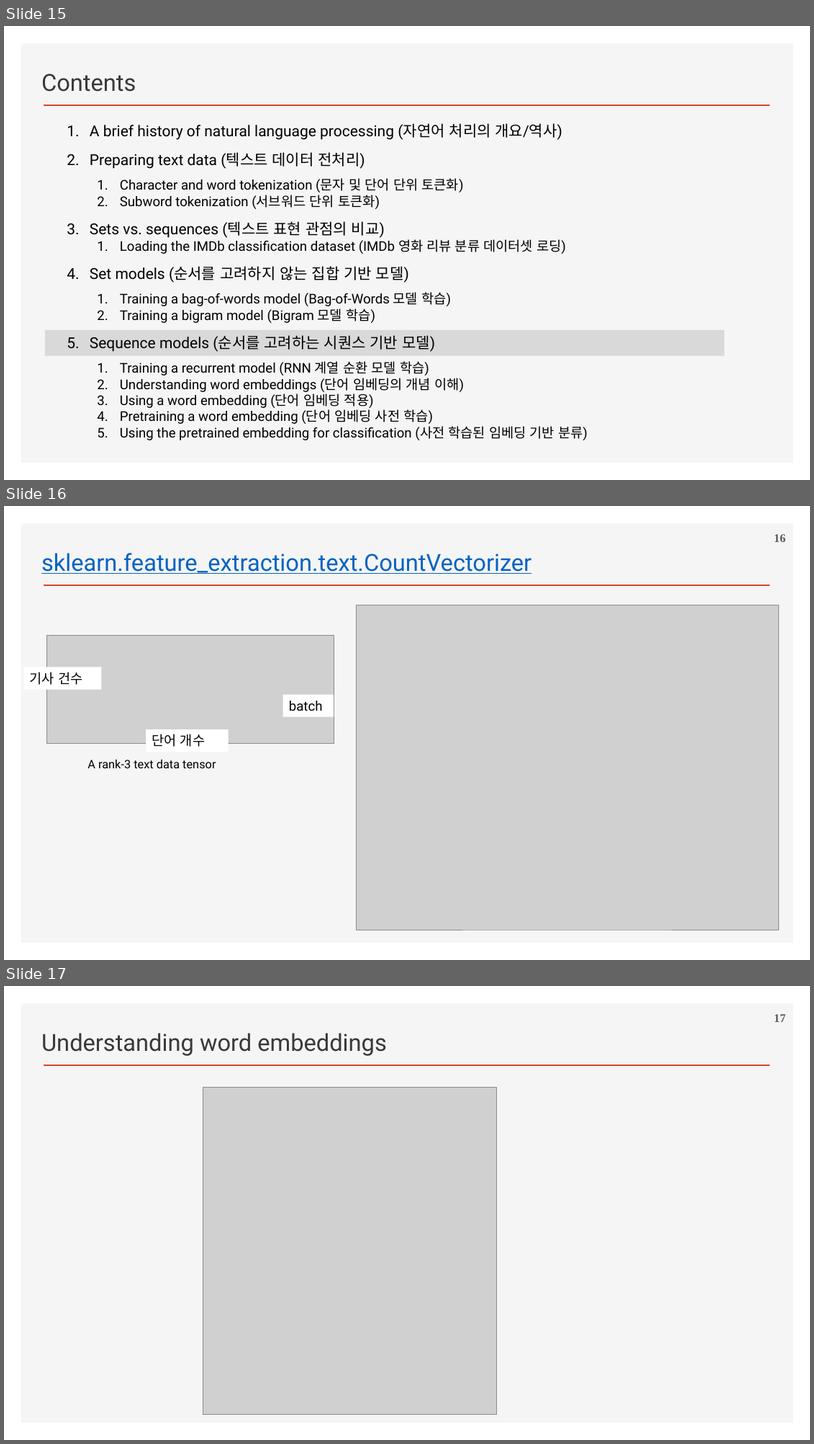
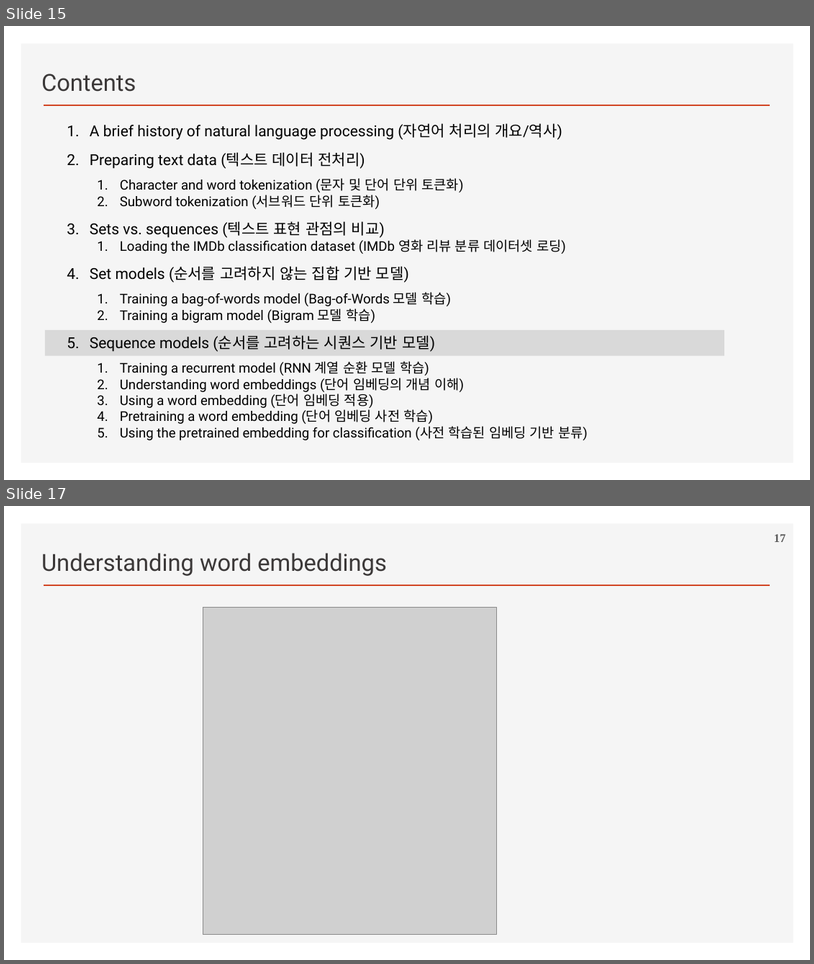
Before and after one commit to ancestor9/2026_Fall_Deep-Learning-with-Python, a slide deck: Chapter 14 Text classification.pptx. Shown one above the other, each under a label of ours: slides 15, 16 and 17 before the commit, slides 15 and 17 after it; the slides between them are not shown. The pictures are 814x1444 and 814x964 pixels, drawn with LibreOffice and Linux fonts; fonts in the diff are those of the drawing; grey boxes stand for pictures; background and template pictures are left out. Boxes give left, top, right and bottom in pixels: in the first picture for what was removed or moved away, otherwise in the second. Text is boxed around its words. In the diff, an @@ line names an element or a change of style, - is before the commit and + after.

```diff
--- a/Chapter 14 Text classification.pptx
+++ b/Chapter 14 Text classification.pptx
@@ slide 16 removed at (4, 506, 810, 960), background #FFFFFF; not listed: 2 template elements that a slide beside it also shows @@
@@ page number removed at (774, 534, 786, 542) @@
-16
@@ text removed at (41, 553, 532, 574) @@
-sklearn.feature_extraction.text.CountVectorizer
@@ picture removed at (357, 605, 779, 929) @@
@@ picture removed at (46, 636, 334, 743) @@
@@ rectangle removed at (24, 667, 102, 690) @@
-기사 건수
@@ rectangle removed at (283, 694, 334, 716) @@
-batch
@@ rectangle removed at (146, 729, 229, 752) @@
-단어 개수
@@ text removed at (88, 759, 216, 768) @@
-A rank-3 text data tensor
```
Also in this commit, not shown: 6 slides changed, 1 slide added, 3 other slides removed.
